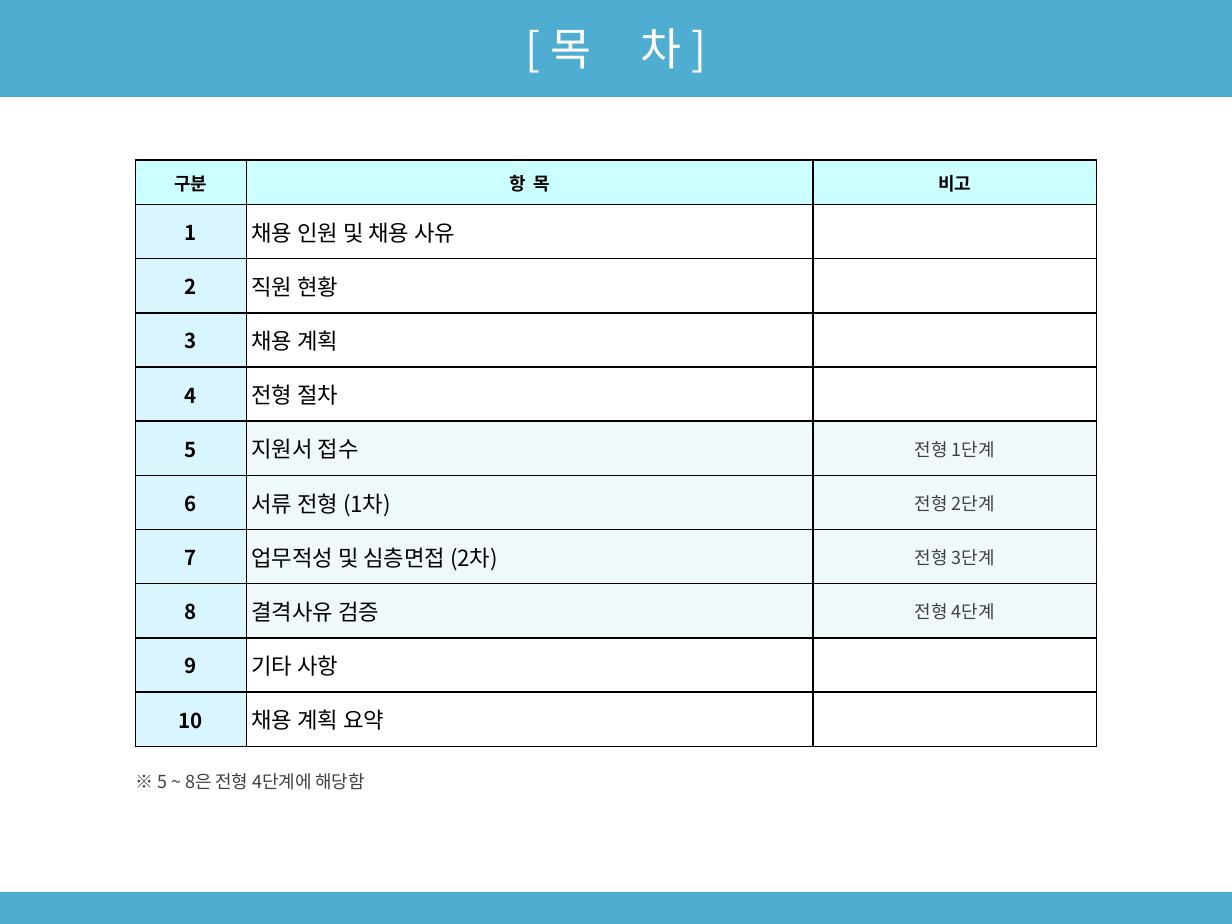
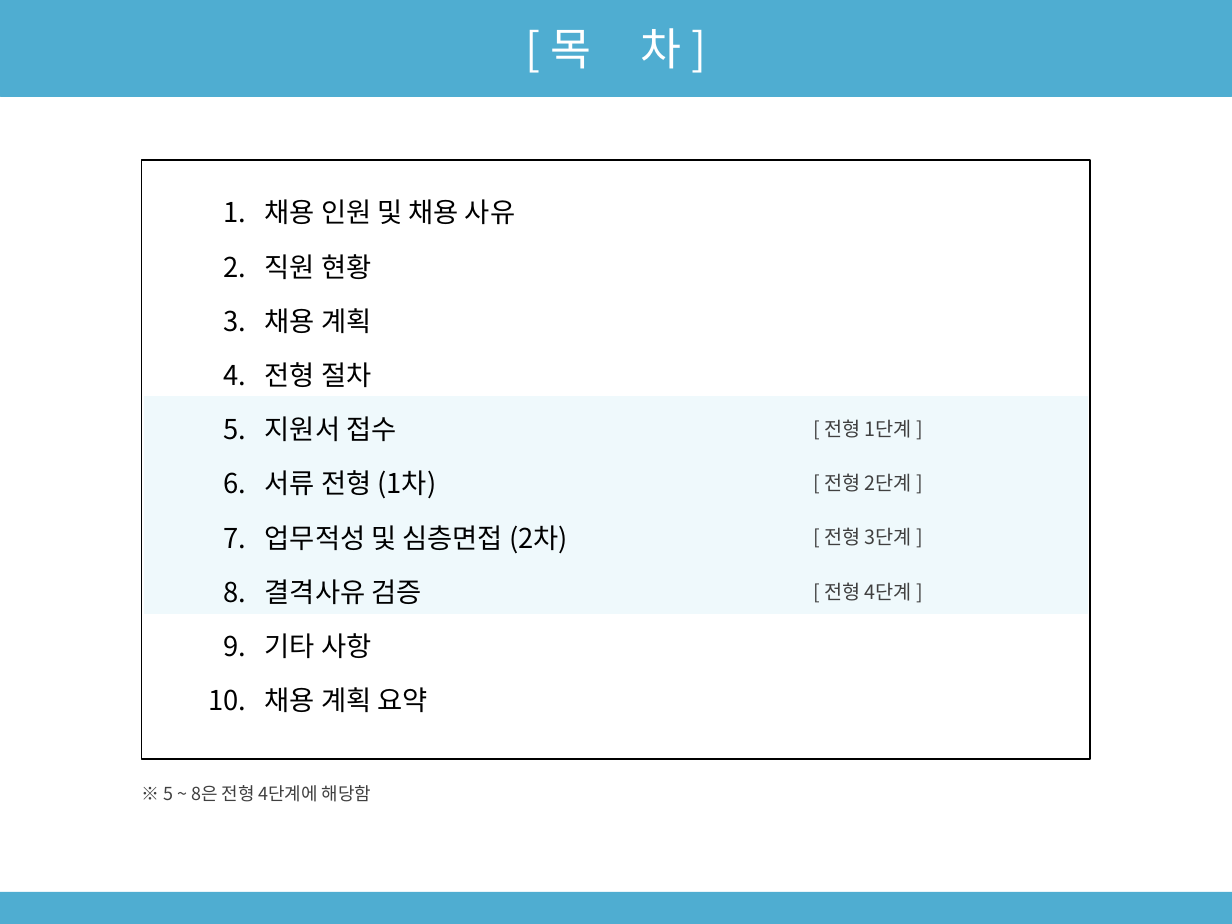
Before and after one commit to sogood459-max/miracle-guy, a slide deck: slide 2 of docs/2027년_사무직원_채용계획안.pptx. Drawn at 1232x924 pixels with LibreOffice and Linux fonts; fonts in the diff are those of the drawing. Boxes give left, top, right and bottom in pixels: in the first picture for what was removed or moved away, otherwise in the second. Text is boxed around its words. In the diff, an @@ line names an element or a change of style, - is before the commit and + after.

```diff
--- a/docs/2027년_사무직원_채용계획안.pptx
+++ b/docs/2027년_사무직원_채용계획안.pptx
@@ table removed at [136, 160, 1096, 734], 11 rows, 3 columns @@
-구분 | 항 목 | 비고
-1 | 채용 인원 및 채용 사유 | 
-2 | 직원 현황 | 
-3 | 채용 계획 | 
-4 | 전형 절차 | 
-5 | 지원서 접수 | 전형 1단계
-6 | 서류 전형 (1차) | 전형 2단계
-7 | 업무적성 및 심층면접 (2차) | 전형 3단계
-8 | 결격사유 검증 | 전형 4단계
-9 | 기타 사항 | 
-10 | 채용 계획 요약 | 
@@ rectangle added at [142, 160, 1090, 759], fill #FFFFFF, outline #000000 1 pt @@
@@ text added at [224, 202, 247, 223], 16 pt, text #000000 @@
+1.
@@ text added at [265, 199, 515, 224], 16 pt, text #000000 @@
+채용 인원 및 채용 사유
@@ text added at [224, 256, 247, 278], 16 pt, text #000000 @@
+2.
@@ text added at [265, 254, 371, 279], 16 pt, text #000000 @@
+직원 현황
@@ text added at [224, 310, 247, 332], 16 pt, text #000000 @@
+3.
@@ text added at [265, 308, 371, 333], 16 pt, text #000000 @@
+채용 계획
@@ text added at [224, 365, 247, 386], 16 pt, text #000000 @@
+4.
@@ text added at [265, 362, 371, 387], 16 pt, text #000000 @@
+전형 절차
@@ rectangle added at [144, 397, 1088, 614], fill #EFF9FC, outline #EFF9FC 0.5 pt @@
@@ text added at [224, 419, 247, 440], 16 pt, text #000000 @@
+5.
@@ text added at [265, 416, 396, 442], 16 pt, text #000000 @@
+지원서 접수
@@ text added at [824, 419, 912, 438], 11.5 pt, text #404040 @@
+[ 전형 1단계 ]
@@ text added at [224, 472, 247, 494], 16 pt, text #000000 @@
+6.
@@ text added at [265, 470, 437, 499], 16 pt, text #000000 @@
+서류 전형 (1차)
@@ text added at [824, 473, 912, 492], 11.5 pt, text #404040 @@
+[ 전형 2단계 ]
@@ text added at [224, 528, 247, 549], 16 pt, text #000000 @@
+7.
@@ text added at [265, 525, 568, 554], 16 pt, text #000000 @@
+업무적성 및 심층면접 (2차)
@@ text added at [824, 527, 912, 546], 11.5 pt, text #404040 @@
+[ 전형 3단계 ]
@@ text added at [224, 581, 247, 603], 16 pt, text #000000 @@
+8.
@@ text added at [265, 579, 421, 604], 16 pt, text #000000 @@
+결격사유 검증
@@ text added at [824, 582, 912, 601], 11.5 pt, text #404040 @@
+[ 전형 4단계 ]
@@ text added at [224, 635, 247, 657], 16 pt, text #000000 @@
+9.
@@ text added at [265, 633, 371, 658], 16 pt, text #000000 @@
+기타 사항
@@ text added at [209, 689, 247, 711], 16 pt, text #000000 @@
+10.
@@ text added at [265, 687, 427, 712], 16 pt, text #000000 @@
+채용 계획 요약
@@ text "※ 5 ~ 8은 전형 ...": place and size @@
-text "※ 5 ~ 8은 전형 ..." at [157, 773, 365, 790]
+text "※ 5 ~ 8은 전형 ..." at [163, 785, 371, 802]
```
Also in this commit, not shown: 1 other file.
